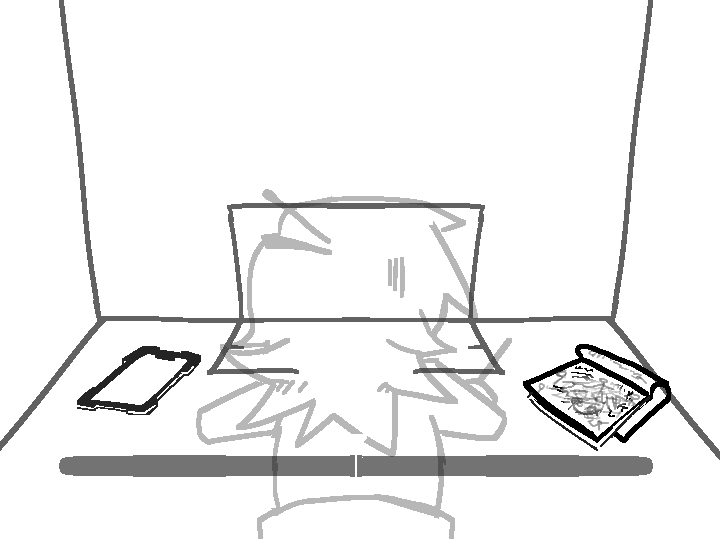
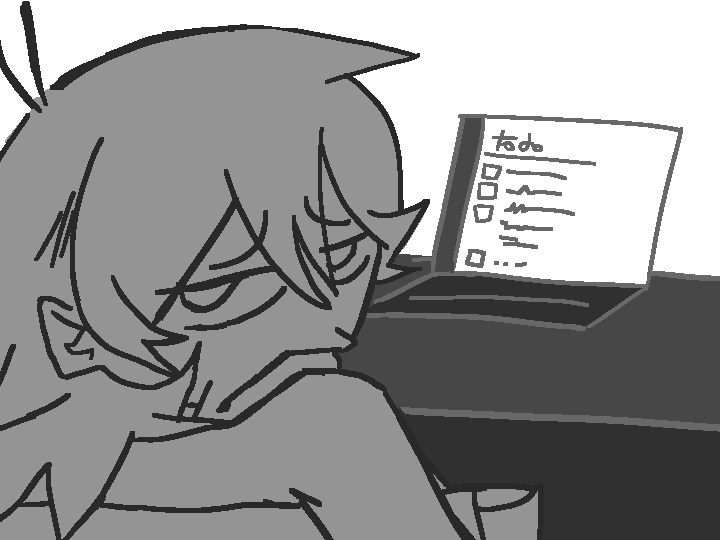
The second 720×540 image is a revision of the first. Changes to its layers:
added group "Group 21" with 2 layers above "win" over [0, 0, 720, 540]
added layer "Paint Layer 20" in group "Group 21" over [0, 0, 720, 540]
added layer "bg" (1st of 3, in "Group 21") in group "Group 21" over [64, 64, 720, 540]
hid group "Group 19" (9 layers) over [0, 0, 720, 540]
moved "poitner" into group "bar" over [320, 384, 384, 512]
moved "Paint Layer 18" into group "bar" over [0, 448, 704, 512]
painted on "sketchbol" over [512, 266, 704, 512]
painted on "bg" (3rd of 3, in "Group 19") over [0, 0, 720, 540]
